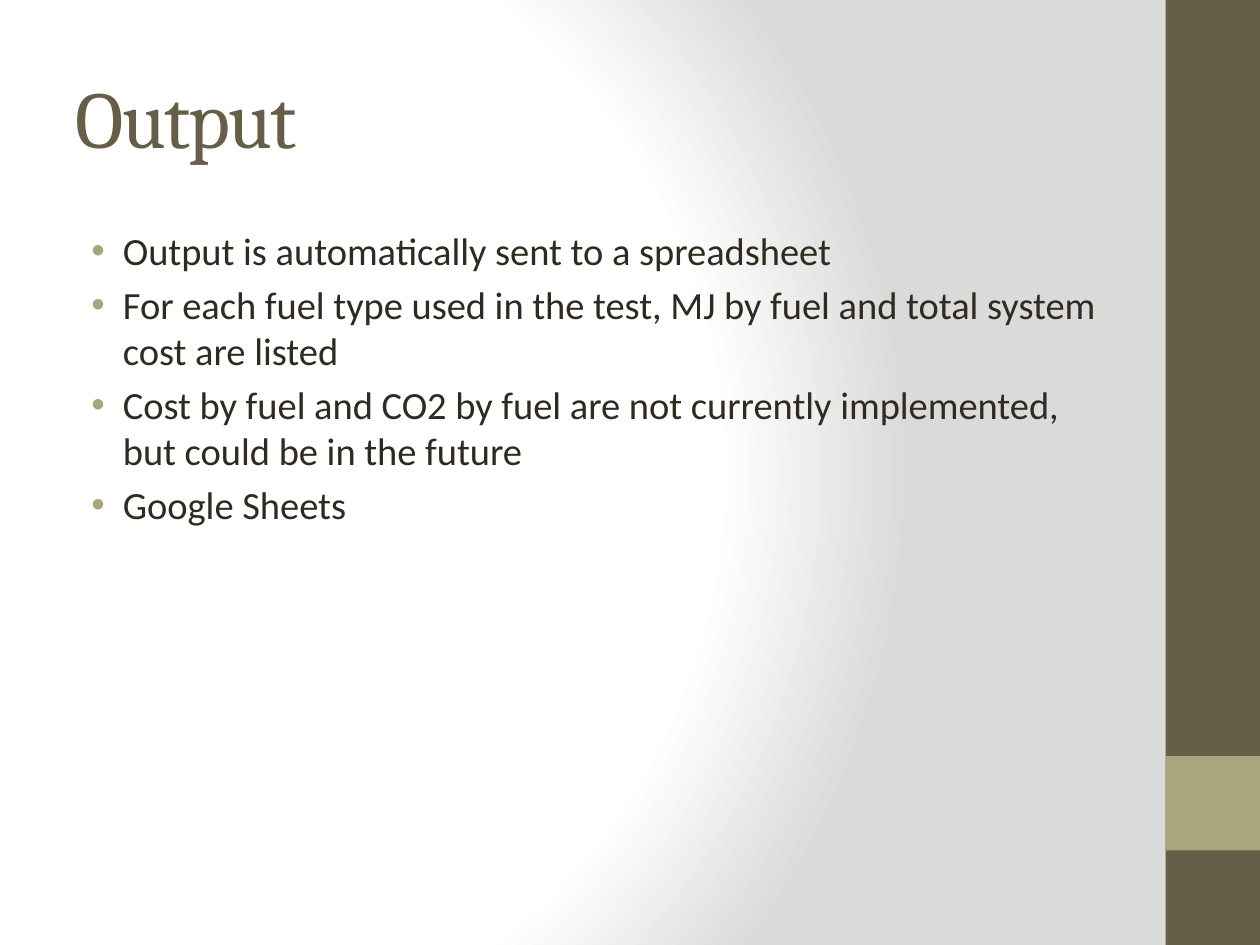
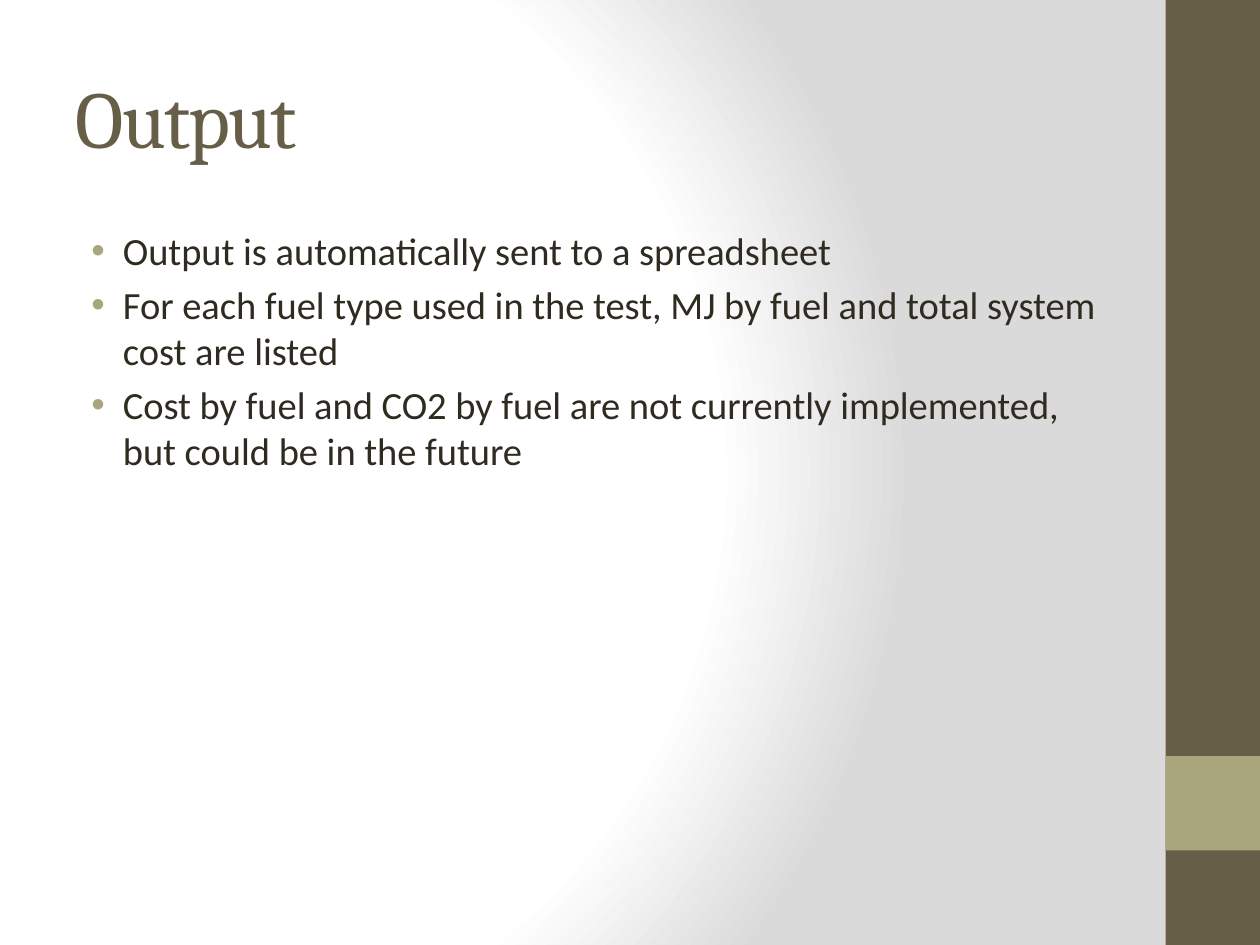
Before and after one commit to jtrobinson57/fscmodel-monte-carlo, a slide deck: slide 6 of fscmodel presentation 130618.pptx. Drawn at 1260x945 pixels with LibreOffice and Linux fonts; fonts in the diff are those of the drawing. Boxes give left, top, right and bottom in pixels: in the first picture for what was removed or moved away, otherwise in the second. Text is boxed around its words. In the diff, an @@ line names an element or a change of style, - is before the commit and + after.

```diff
--- a/fscmodel presentation 130618.pptx
+++ b/fscmodel presentation 130618.pptx
@@ text at (123, 492, 346, 526): paragraph removed @@
-• Google Sheets
```
Also in this commit, not shown: 2 other slides changed, 1 other file.
